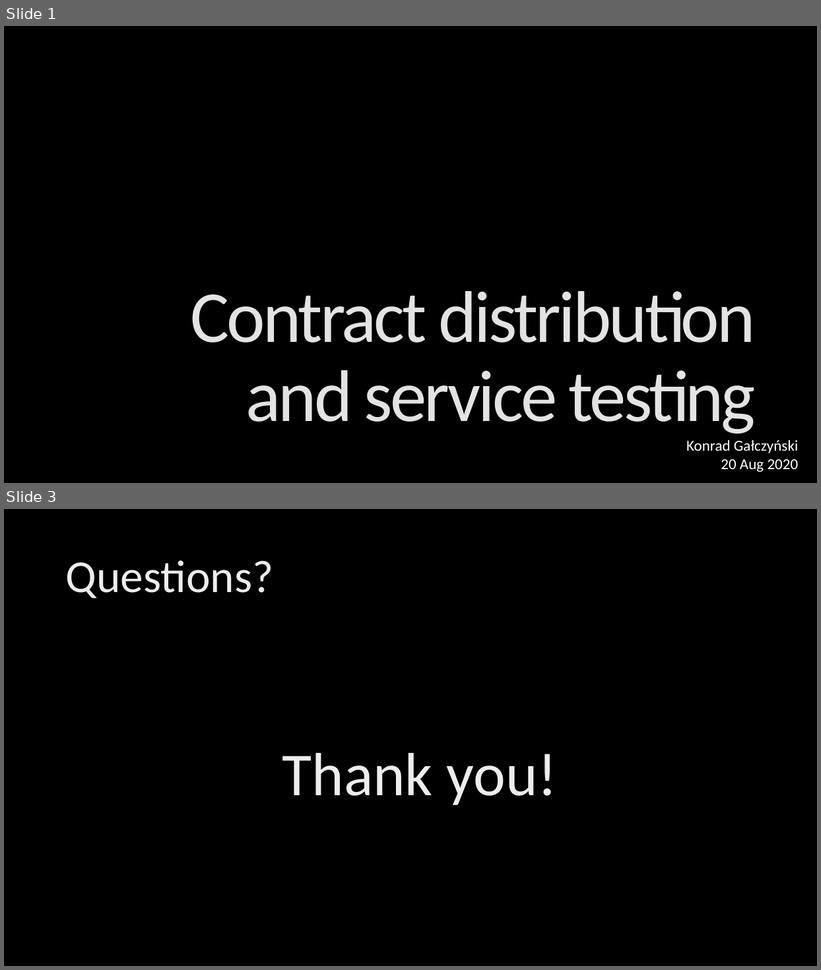
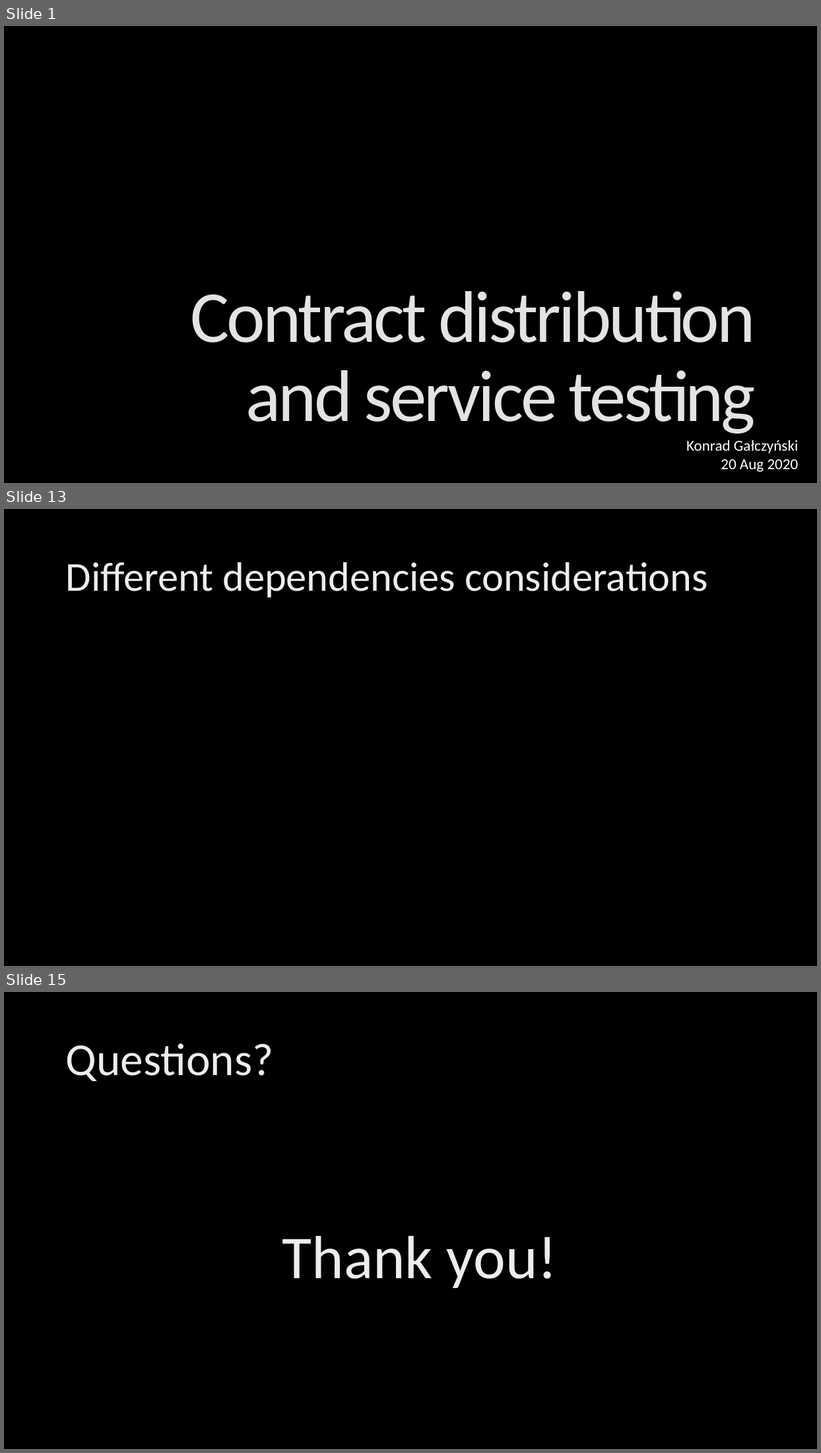
Before and after one commit to KonradGalczynski/Learning, a slide deck: ContractDistribution/ContractDistribution.pptx. Shown one above the other, each under a label of ours: slides 1 and 3 before the commit, slides 1, 13 and 15 after it; the slides between them are not shown. The pictures are 821x970 and 821x1453 pixels, drawn with LibreOffice and Linux fonts; fonts in the diff are those of the drawing; background and template pictures are left out. Boxes give left, top, right and bottom in pixels: in the first picture for what was removed or moved away, otherwise in the second. Text is boxed around its words. In the diff, an @@ line names an element or a change of style, - is before the commit and + after.

```diff
--- a/ContractDistribution/ContractDistribution.pptx
+++ b/ContractDistribution/ContractDistribution.pptx
@@ slide 13 added at bbox=[4, 509, 817, 966], background picture (left out) @@
@@ title added at bbox=[66, 562, 708, 597], 48.6 pt, text gradient #BFBFBF to #EDEDED to #FFFFFF @@
+Different dependencies considerations
@@ what was slide 3 is now slide 15 @@
```
Also in this commit, not shown: 13 other slides added, 2 slides removed.
